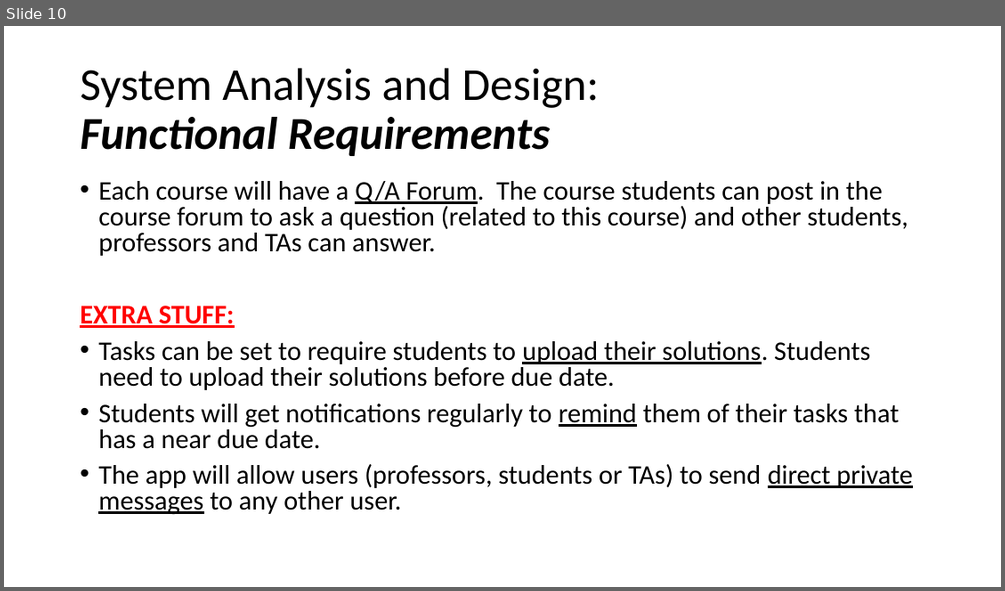
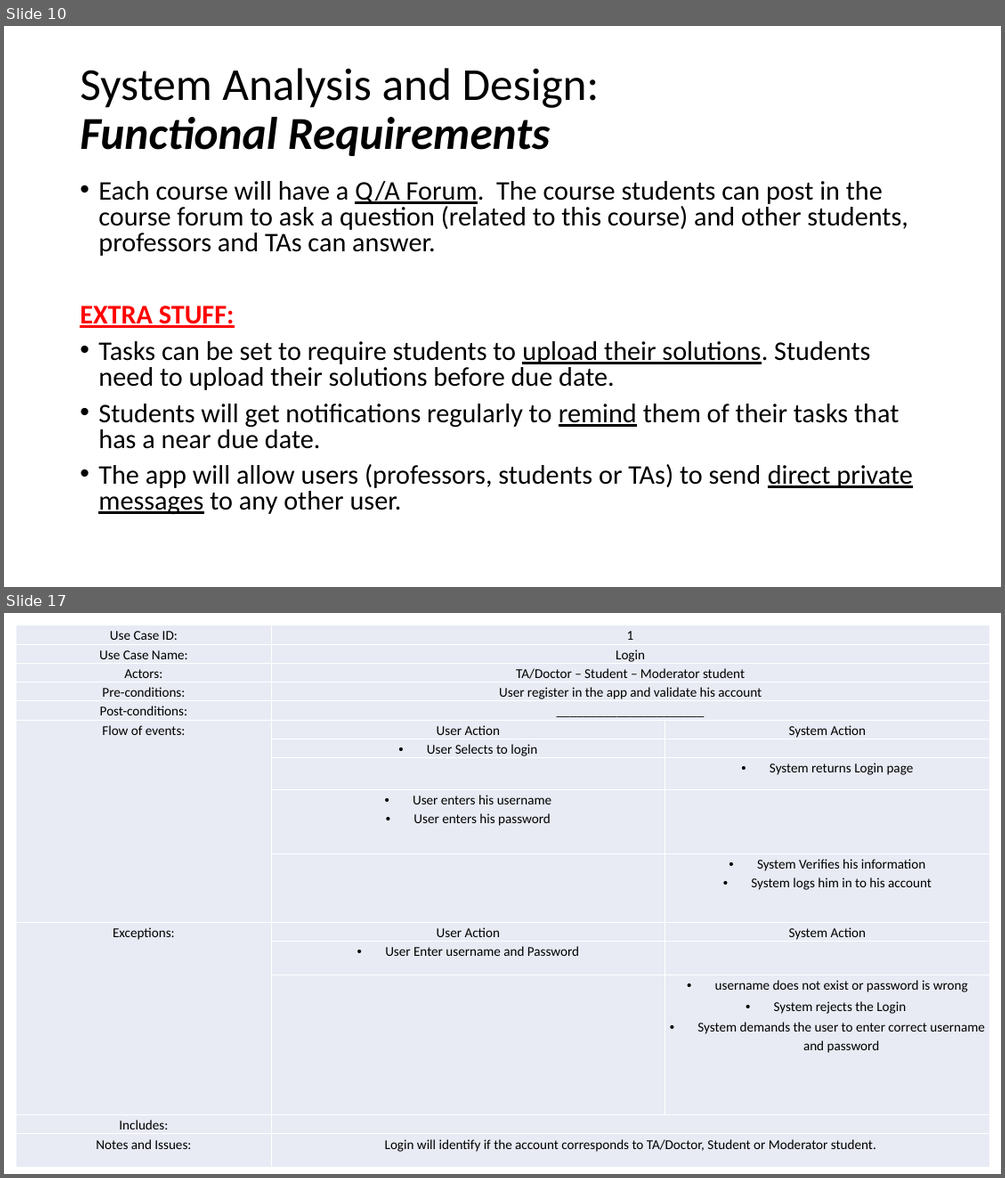
Before and after one commit to FCI-E-campus/fci-e-campus-docs, a slide deck: Mid-year document & presentation/FCI-CU-GP-Midyear-Presentation.pptx. Shown one above the other, each under a label of ours: slide 10 before the commit, slides 10 and 17 after it; the slides between them are not shown. The pictures are 1005x591 and 1005x1178 pixels, drawn with LibreOffice and Linux fonts; fonts in the diff are those of the drawing. Boxes give left, top, right and bottom in pixels: in the first picture for what was removed or moved away, otherwise in the second. Text is boxed around its words. In the diff, an @@ line names an element or a change of style, - is before the commit and + after.

```diff
--- a/Mid-year document & presentation/FCI-CU-GP-Midyear-Presentation.pptx
+++ b/Mid-year document & presentation/FCI-CU-GP-Midyear-Presentation.pptx
@@ slide 17 added at (4, 613, 1001, 1174), background #FFFFFF @@
@@ table added at (16, 625, 989, 1165), 15 rows, 3 columns @@
+Use Case ID: | 1 | 
+Use Case Name: | Login | 
+Actors: | TA/Doctor – Student – Moderator student | 
+Pre-conditions: | User register in the app and validate his account | 
+Post-conditions: | ______________________ | 
+Flow of events: | User Action | System Action
+ | User Selects to login | 
+ |  | System returns Login page
+ | User enters his username / User enters his password | 
+ |  | System Verifies his information / System logs him in to his account
+Exceptions: | User Action | System Action
+ | User Enter username and Password | 
+ |  | username does not exist or password is wrong / System rejects the Login / System demands the user to enter correct username and password
+Includes: |  | 
+Notes and Issues: | Login will identify if the account corresponds to TA/Doctor, Student or Moderator student. | 
```
Also in this commit, not shown: 10 slides changed, 22 other slides added, 2 other files.
